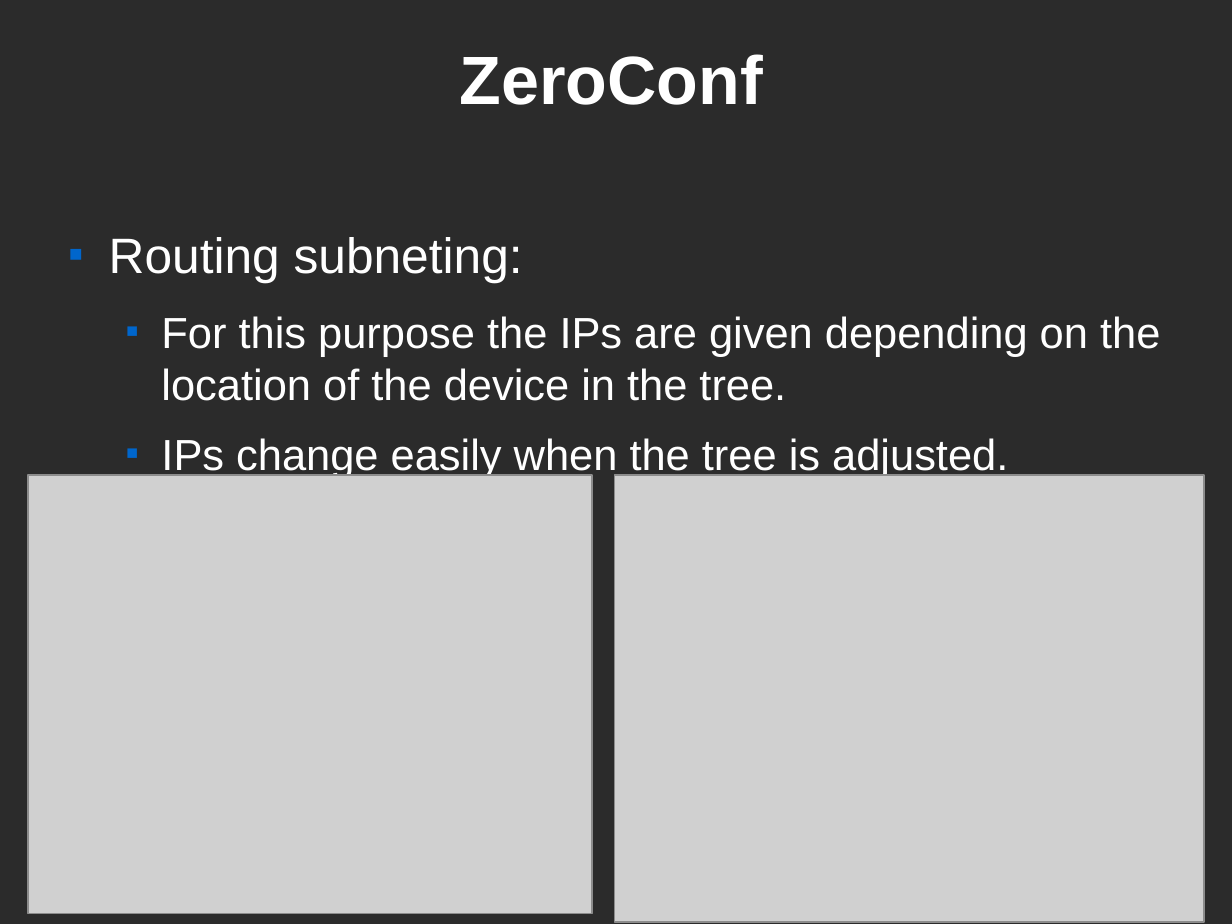
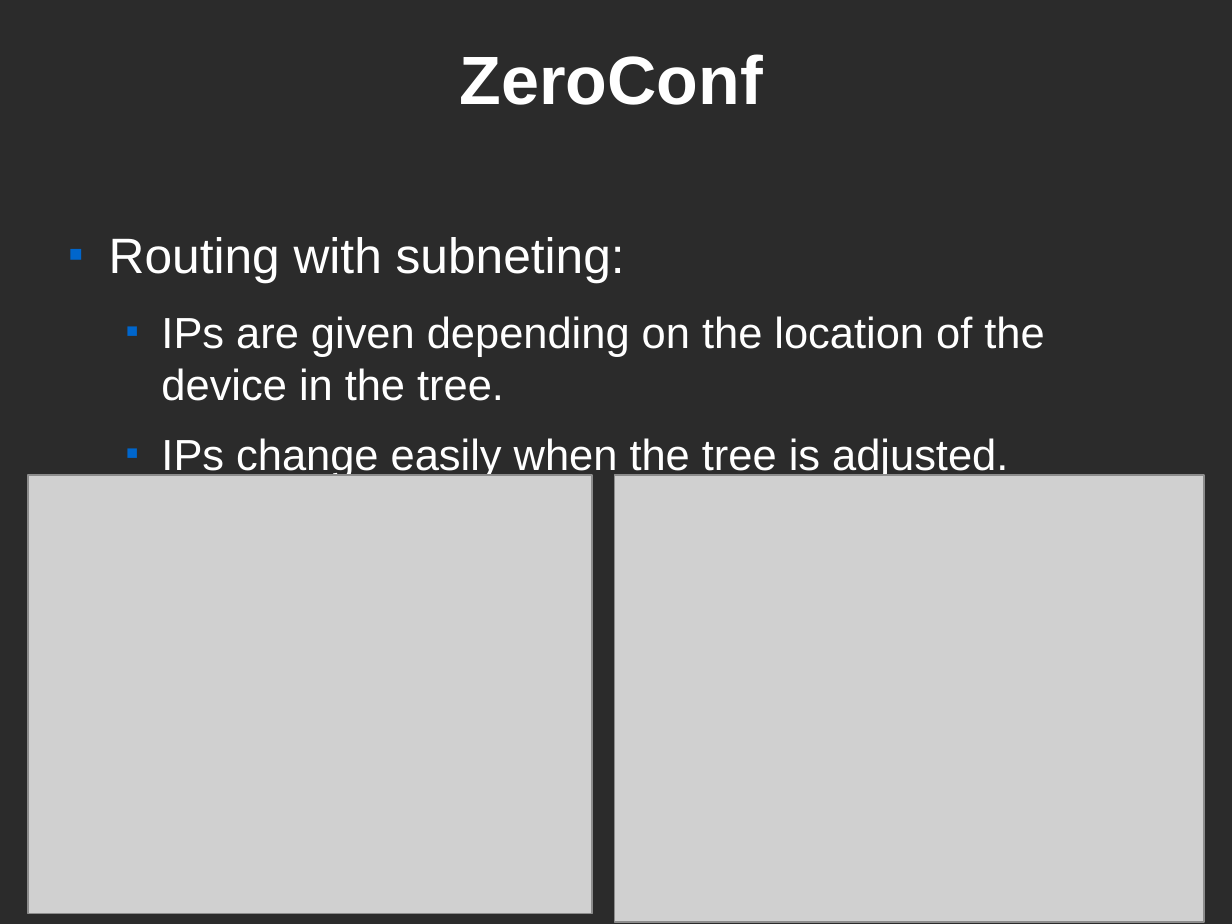
Before and after one commit to CEID-DS/cbox, a slide deck: slide 19 of doc/fosscomm/fosscomm_finalv1.odp. Drawn at 1232x924 pixels with LibreOffice and Linux fonts; fonts in the diff are those of the drawing; grey boxes stand for pictures; background and template pictures are left out; a plain dark background stands for a picture behind light text. Boxes give left, top, right and bottom in pixels: in the first picture for what was removed or moved away, otherwise in the second. Text is boxed around its words. In the diff, an @@ line names an element or a change of style, - is before the commit and + after.

Commit message:
updating ZeroConf part in final presentation

```diff
--- a/doc/fosscomm/fosscomm_finalv1.odp
+++ b/doc/fosscomm/fosscomm_finalv1.odp
@@ text at [109,237,1044,401]: text changed @@
-■ Routing subneting:
-  ■ For this purpose the IPs are given depending on the location of the device in the tree.
+■ Routing with subneting:
+  ■ IPs are given depending on the location of the device in the tree.
```
Also in this commit, not shown: 9 other slides changed, 1 other file.
